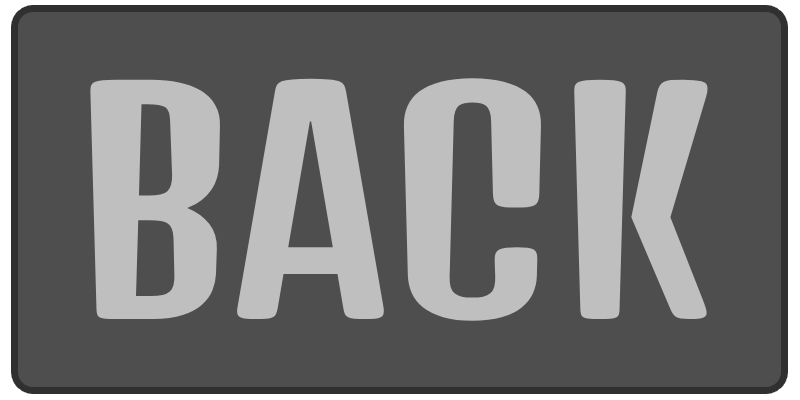
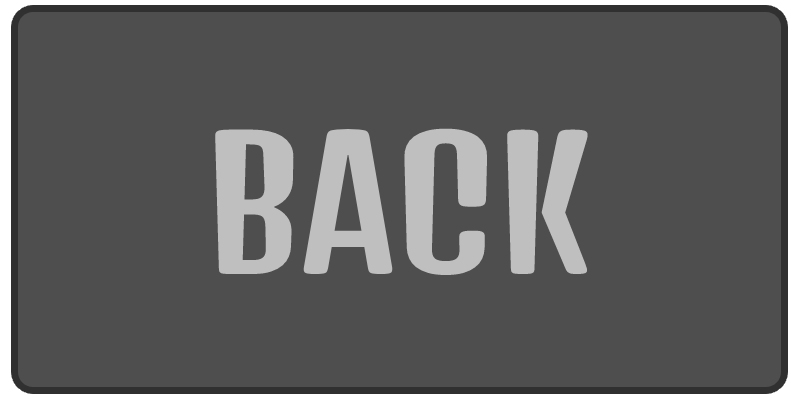
Comparing the layer stacks of the two 800 × 400 images. Changes:
painted on "BACK" over (90, 78, 708, 321)
